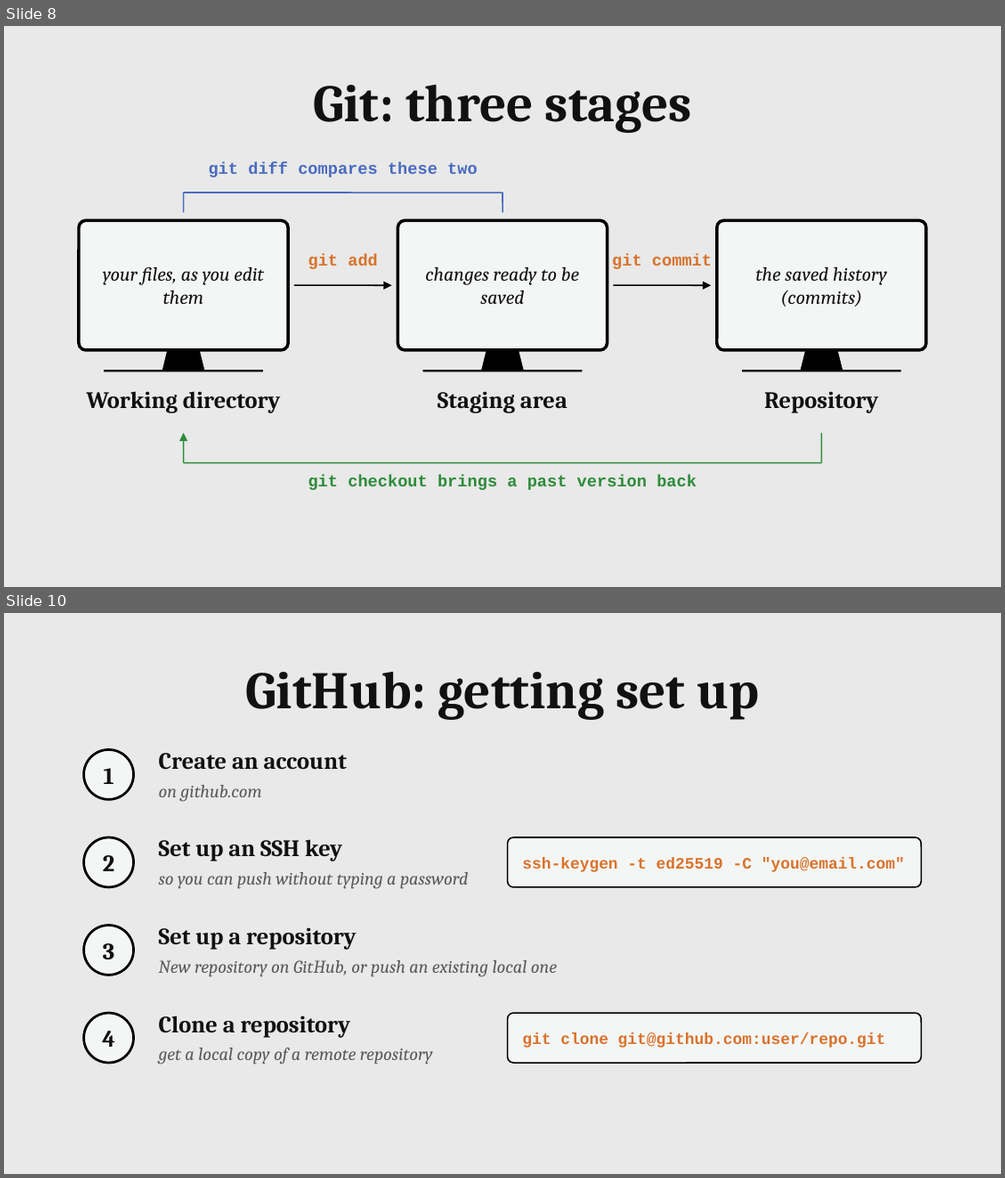
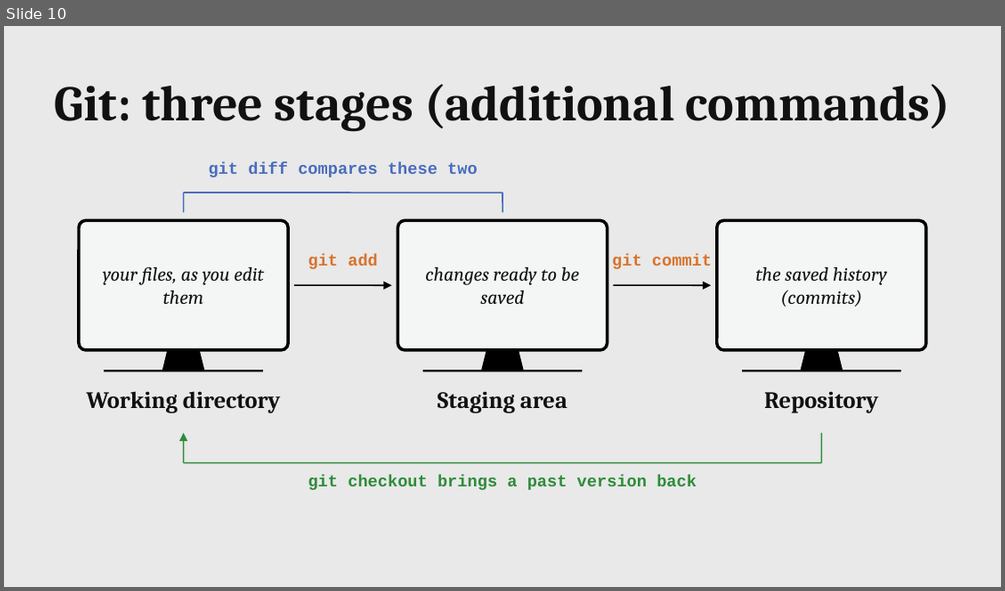
Before and after one commit to MaximeCaute/CogSupParis-Core-1, a slide deck: 2026-2027/S1/Session-01/Session_01_Course_introduction.odp. Shown one above the other, each under a label of ours: slides 8 and 10 before the commit, slide 10 after it; the slides between them are not shown. The pictures are 1005x1178 and 1005x591 pixels, drawn with LibreOffice and Linux fonts; fonts in the diff are those of the drawing. Boxes give left, top, right and bottom in pixels: in the first picture for what was removed or moved away, otherwise in the second. Text is boxed around its words. In the diff, an @@ line names an element or a change of style, - is before the commit and + after.

```diff
--- a/2026-2027/S1/Session-01/Session_01_Course_introduction.odp
+++ b/2026-2027/S1/Session-01/Session_01_Course_introduction.odp
@@ slide 10 removed at [4,613,1001,1174], background #E8E9E8 @@
@@ text removed at [245,672,759,720] @@
-GitHub: getting set up
@@ ellipse removed at [84,749,134,799] @@
@@ text removed at [104,768,114,784] @@
-1
@@ text removed at [159,753,347,770] @@
-Create an account
@@ text removed at [159,785,261,802] @@
-on github.com
@@ ellipse removed at [84,837,134,887] @@
@@ text removed at [159,839,342,861] @@
-Set up an SSH key
@@ rounded rectangle removed at [508,837,921,887] @@
@@ text removed at [103,855,114,871] @@
-2
@@ text removed at [159,872,469,889] @@
-so you can push without typing a password
@@ text removed at [522,857,905,872] @@
-ssh-keygen -t ed25519 -C "you@email.com"
@@ ellipse removed at [84,925,134,975] @@
@@ text removed at [159,927,356,949] @@
-Set up a repository
@@ text removed at [103,943,114,959] @@
-3
@@ text removed at [159,960,557,977] @@
-New repository on GitHub, or push an existing local one
@@ ellipse removed at [84,1013,134,1062] @@
@@ rounded rectangle removed at [508,1013,921,1062] @@
@@ text removed at [102,1030,115,1046] @@
-4
@@ text removed at [159,1015,350,1037] @@
-Clone a repository
@@ text removed at [522,1032,886,1047] @@
-git clone git@github.com:user/repo.git
@@ text removed at [159,1047,433,1064] @@
-get a local copy of a remote repository
@@ what was slide 8 is now slide 10 @@
@@ slide 10 changed as well @@
@@ text at [55,84,950,132]: text changed; size 38 to 36 pt @@
-Git: three stages
+Git: three stages (additional commands)
```
Also in this commit, not shown: 6 other slides changed, 9 slides added, 4 other slides removed.
